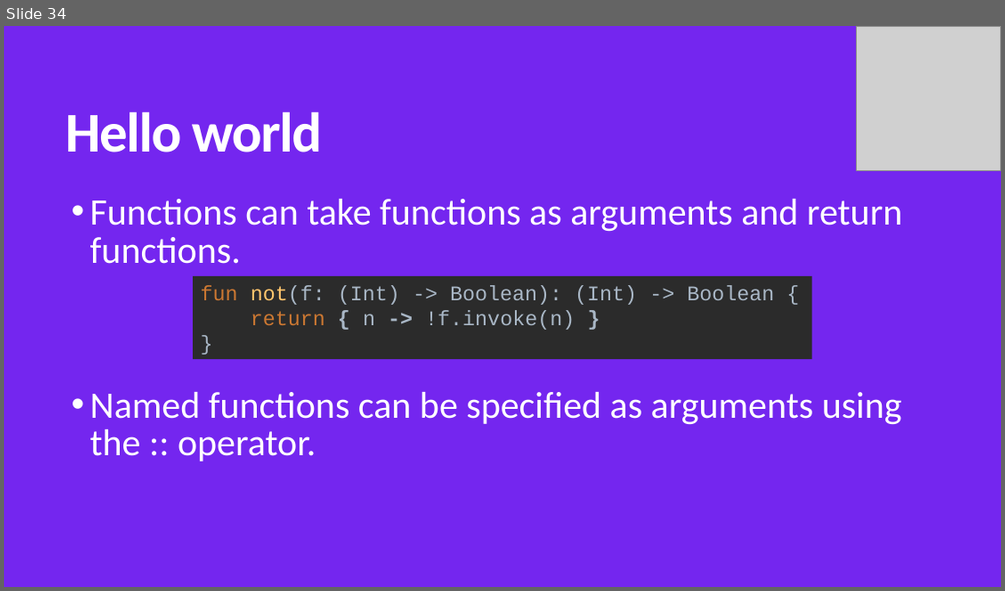
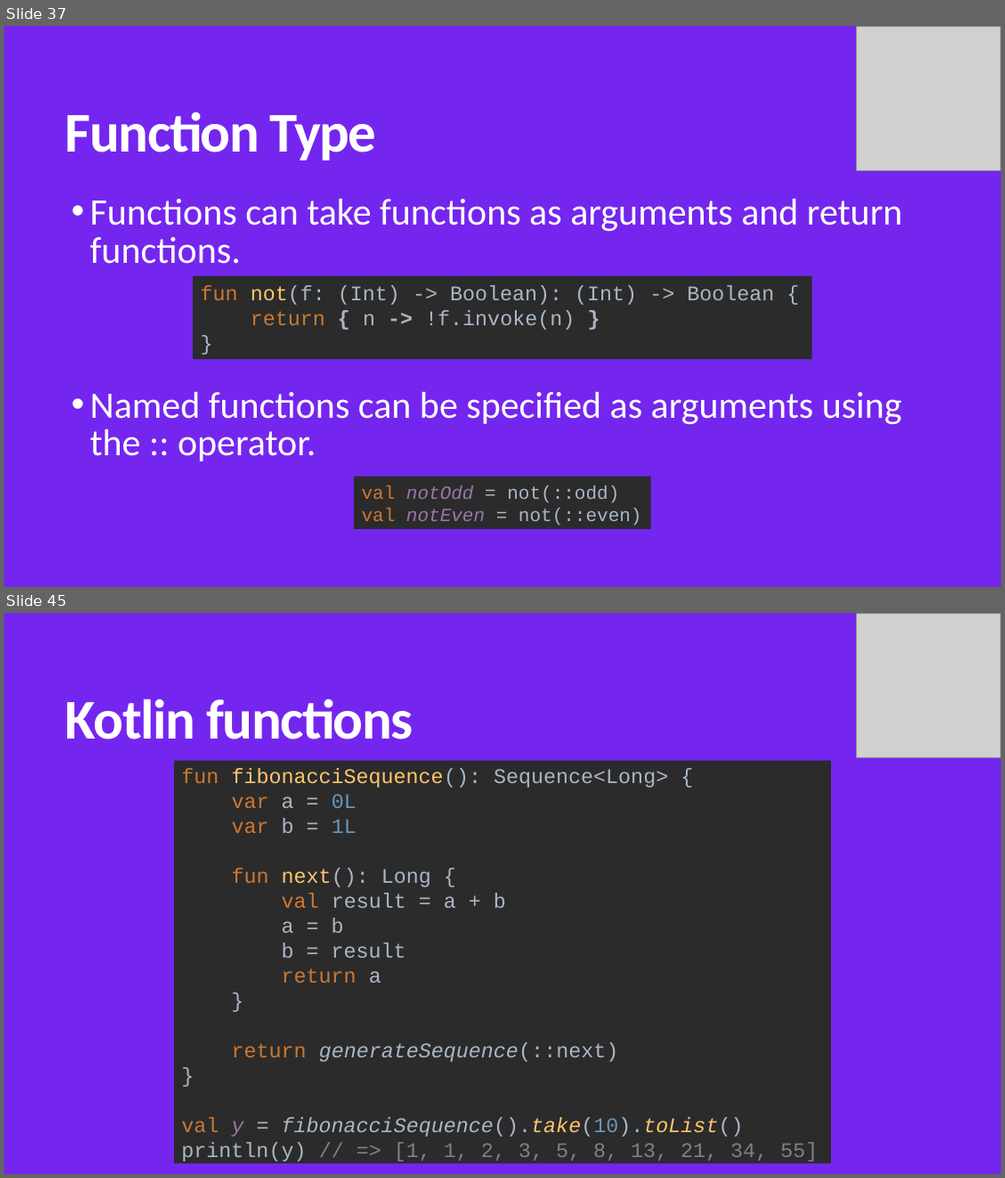
Before and after one commit to MohamedWael/Kotlin-crash-course, a slide deck: kotlin_intro.pptx. Shown one above the other, each under a label of ours: slide 34 before the commit, slides 37 and 45 after it; the slides between them are not shown. The pictures are 1005x591 and 1005x1178 pixels, drawn with LibreOffice and Linux fonts; fonts in the diff are those of the drawing; grey boxes stand for pictures. Boxes give left, top, right and bottom in pixels: in the first picture for what was removed or moved away, otherwise in the second. Text is boxed around its words. In the diff, an @@ line names an element or a change of style, - is before the commit and + after.

```diff
--- a/kotlin_intro.pptx
+++ b/kotlin_intro.pptx
@@ slide 45 added at (4,613,1001,1174), background #7426EF @@
@@ picture added at (857,613,1001,757) @@
@@ title added at (65,698,413,739), 54 pt, text #FFFFFF, bold @@
+Kotlin functions
@@ text added at (174,756,830,1167), fill #2B2B2B, 20 pt, text #A9B7C6 @@
+fun fibonacciSequence(): Sequence<Long> {
+var a = 0L
+var b = 1L
+fun next(): Long {
+val result = a + b
+a = b
+b = result
+return a
+}
+return generateSequence(::next)
+}
+val y = fibonacciSequence().take(10).toList()
+println(y) // => [1, 1, 2, 3, 5, 8, 13, 21, 34, 55]
@@ what was slide 34 is now slide 37 @@
@@ slide 37 changed as well @@
@@ title at (65,111,376,160): text changed @@
-Hello world
+Function Type
@@ rectangle added at (354,476,651,529), fill #2B2B2B, 18 pt, text #A9B7C6 @@
+val notOdd = not(::odd)
+val notEven = not(::even)
```
Also in this commit, not shown: 15 other slides changed, 28 other slides added, 1 slide removed, 1 other file.
